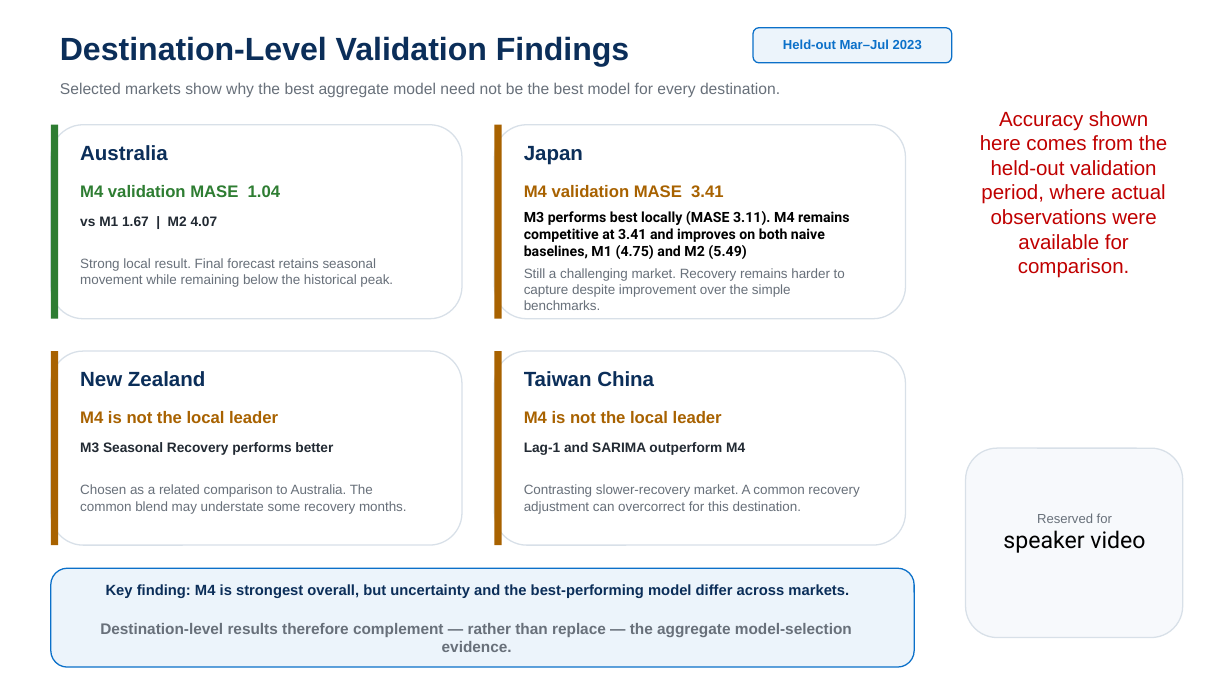
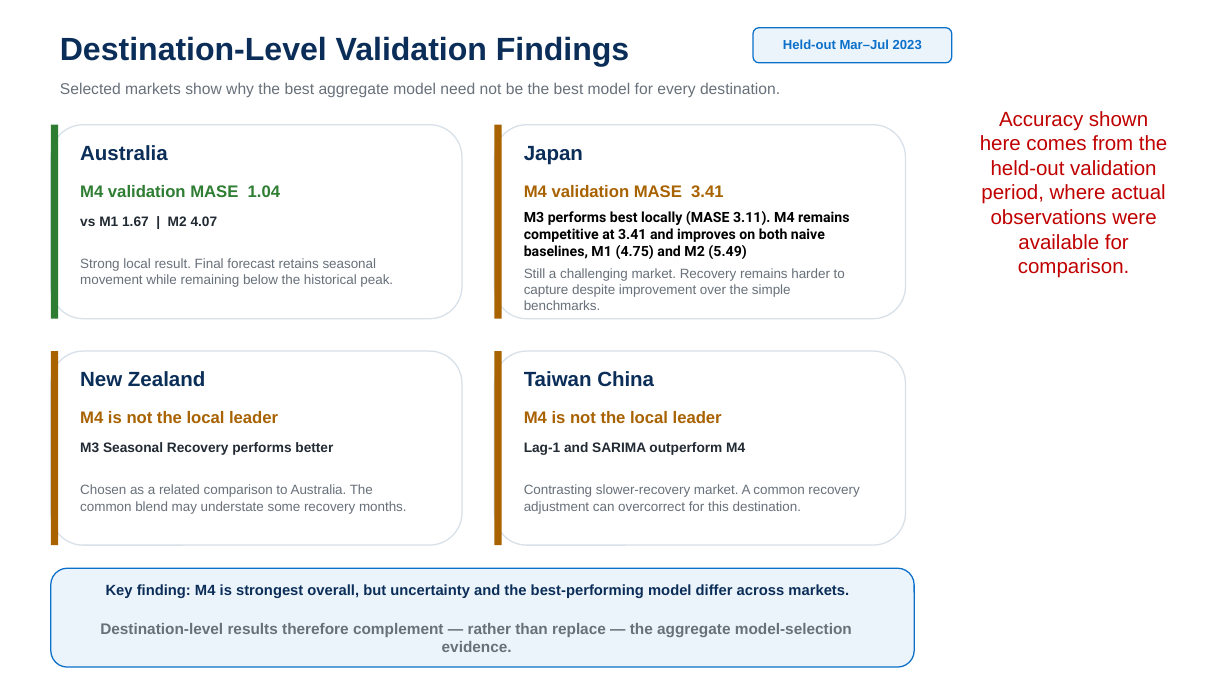
Before and after one commit to shakai2k/endterm-task, a slide deck: slide 11 of docs/Assessment2.pptx. Drawn at 1232x693 pixels with LibreOffice and Linux fonts; fonts in the diff are those of the drawing. Boxes give left, top, right and bottom in pixels: in the first picture for what was removed or moved away, otherwise in the second. Text is boxed around its words. In the diff, an @@ line names an element or a change of style, - is before the commit and + after.

```diff
--- a/docs/Assessment2.pptx
+++ b/docs/Assessment2.pptx
@@ rounded rectangle removed at [966, 448, 1183, 638] @@
@@ text removed at [1003, 513, 1145, 553] @@
-Reserved for
-speaker video
```
Also in this commit, not shown: 10 other slides changed, 5 other files.
